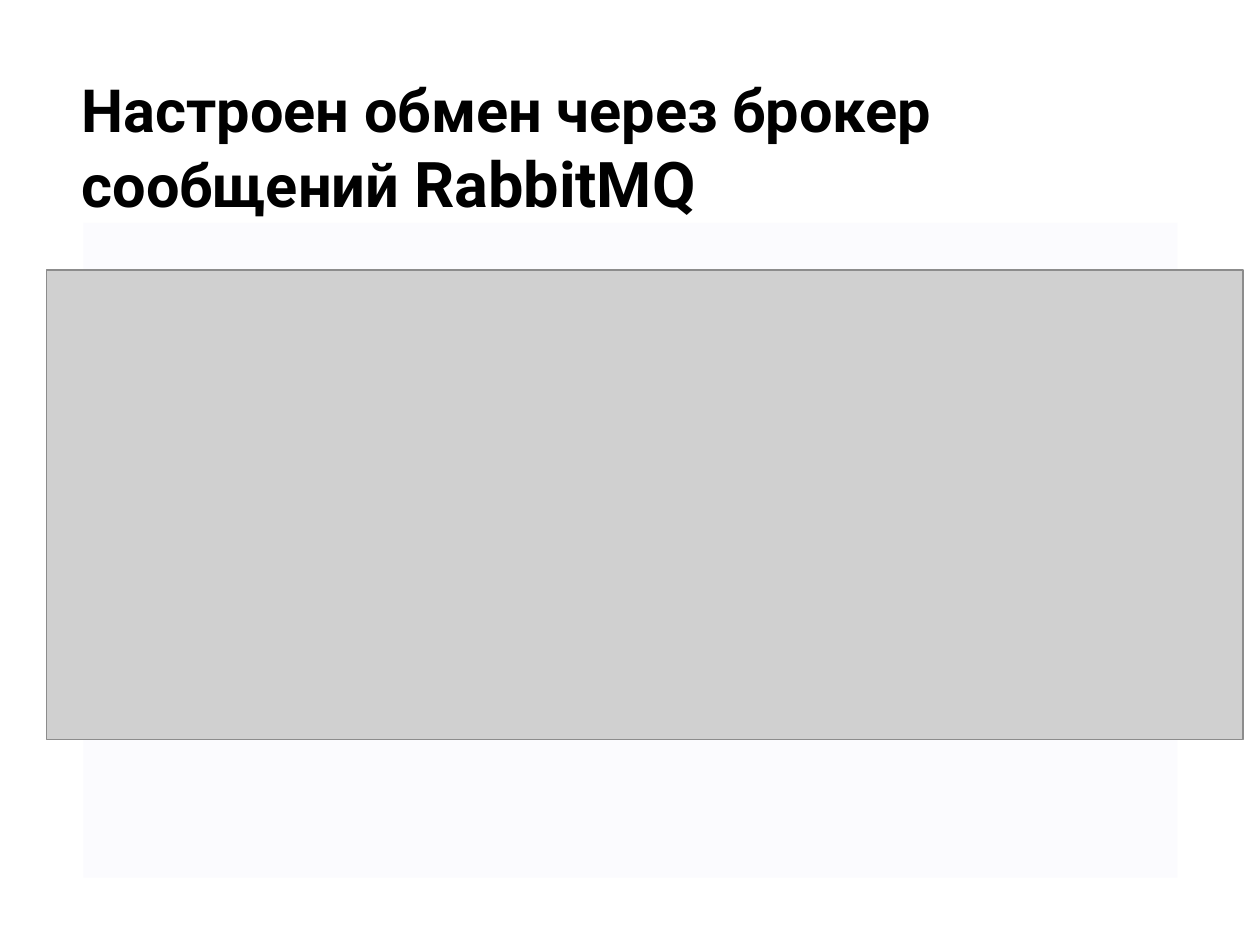
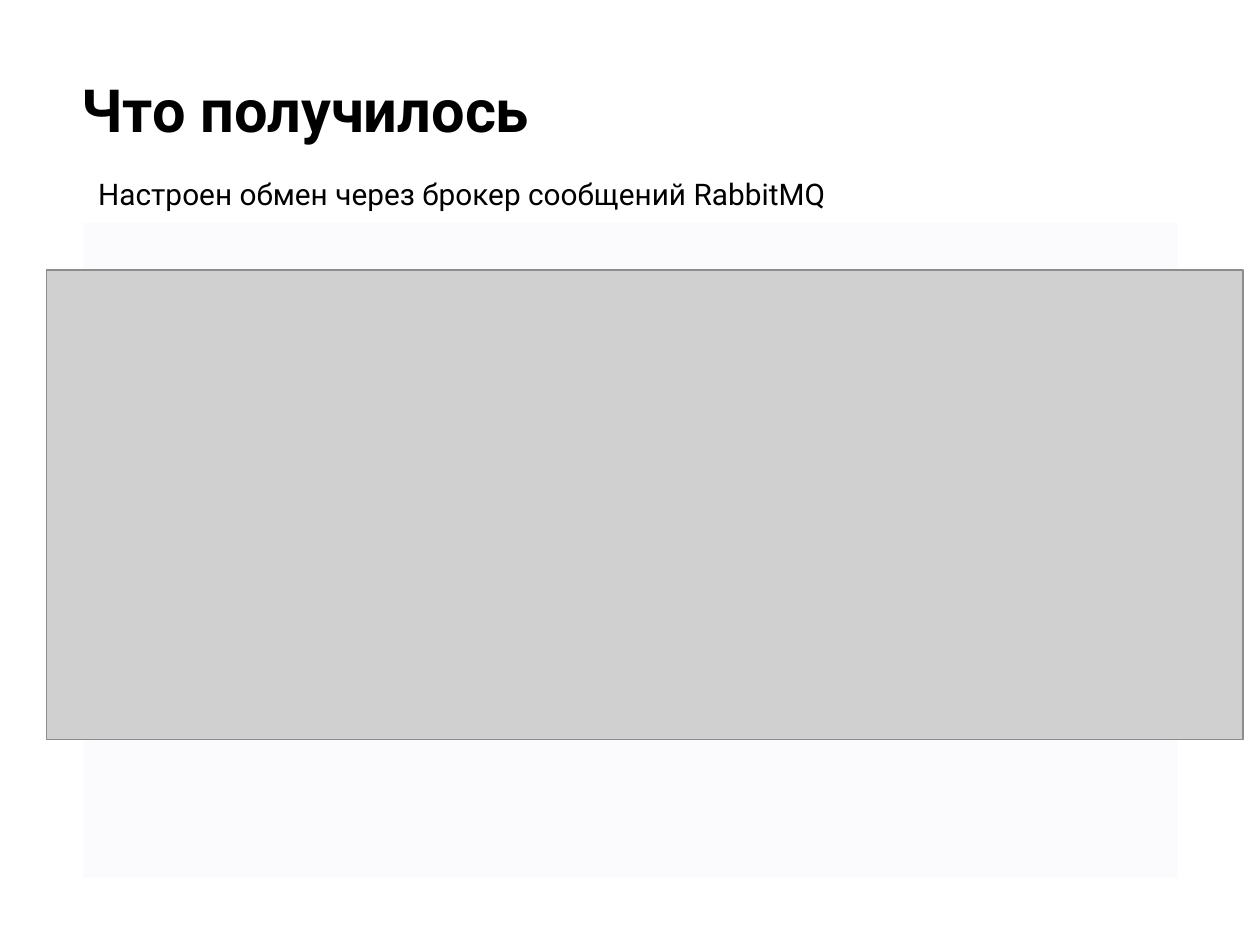
Before and after one commit to RomanShelamov/RomanShelamov_OTUS, a slide deck: slide 11 of doc/Presentation/Защита проекта_Шеламов Роман.pptx (slide 12 before the commit). Drawn at 1260x945 pixels with LibreOffice and Linux fonts; fonts in the diff are those of the drawing; grey boxes stand for pictures; background and template pictures are left out. Boxes give left, top, right and bottom in pixels: in the first picture for what was removed or moved away, otherwise in the second. Text is boxed around its words. In the diff, an @@ line names an element or a change of style, - is before the commit and + after.

```diff
--- a/doc/Presentation/Защита проекта_Шеламов Роман.pptx
+++ b/doc/Presentation/Защита проекта_Шеламов Роман.pptx
@@ title at <box>82,89,530,145</box>: text changed @@
-Настроен обмен через брокер сообщений RabbitMQ
+Что получилось
@@ text added at <box>98,182,825,211</box>, 17 pt, text #000000 @@
+Настроен обмен через брокер сообщений RabbitMQ
```
Also in this commit, not shown: 1 other slide changed, 3 slides added, 1 slide removed, 28 other files.
